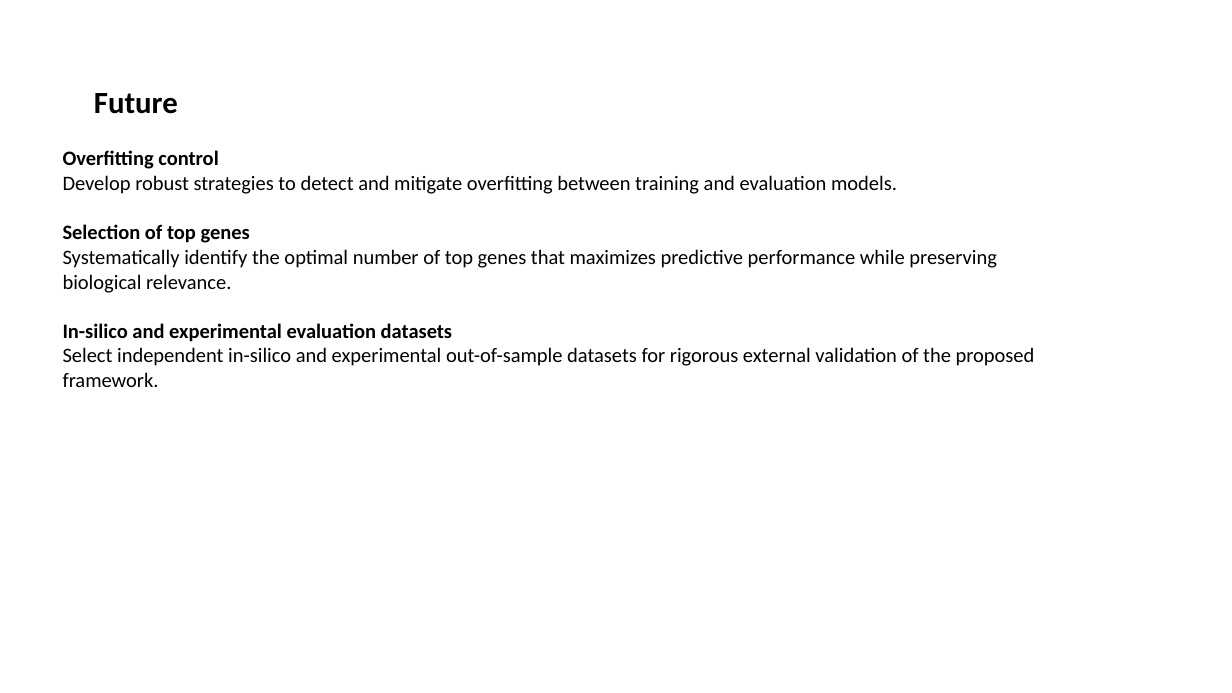
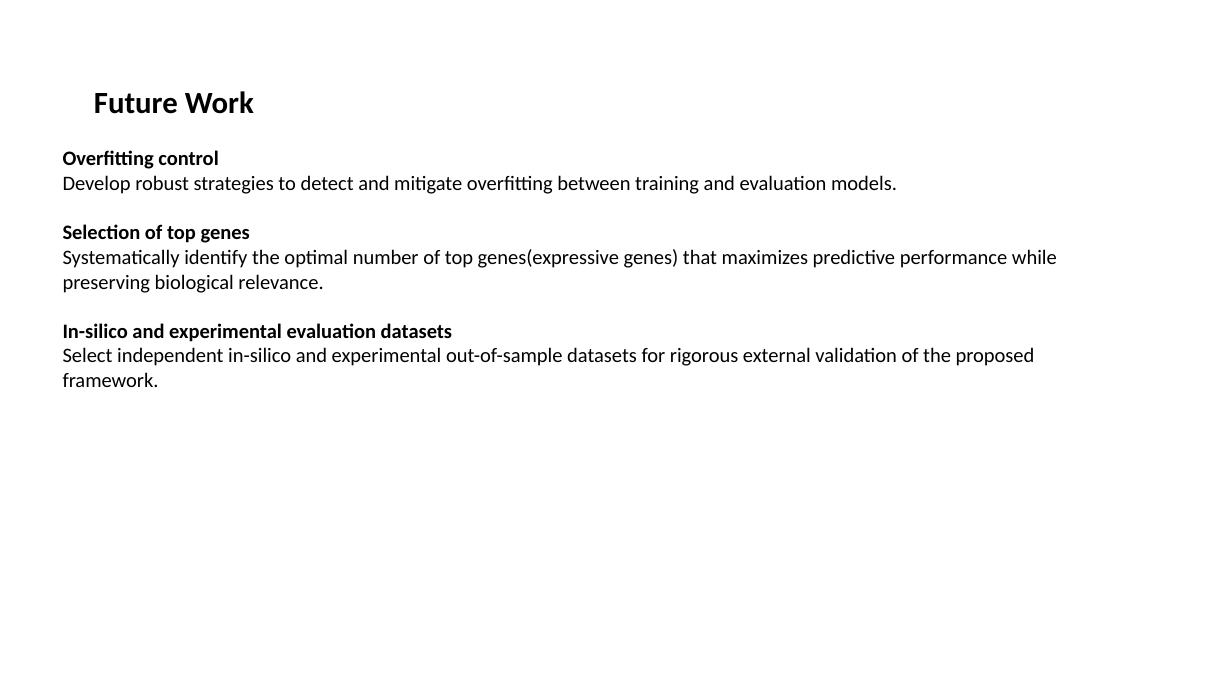
Before and after one commit to boabangf/GNN_RL_gene_trajectory_perturbation, a slide deck: slide 27 of ppt slides for omic codeathon (1) (1).pptx (slide 26 before the commit). Drawn at 1232x693 pixels with LibreOffice and Linux fonts; fonts in the diff are those of the drawing. Boxes give left, top, right and bottom in pixels: in the first picture for what was removed or moved away, otherwise in the second. Text is boxed around its words. In the diff, an @@ line names an element or a change of style, - is before the commit and + after.

```diff
--- a/ppt slides for omic codeathon (1) (1).pptx
+++ b/ppt slides for omic codeathon (1) (1).pptx
@@ title at [94, 91, 254, 114]: text changed @@
-Future
+Future Work
@@ text at [63, 224, 1057, 293]: text changed @@
-Selection of top genes
-Systematically identify the optimal number of top genes that maximizes predictive performance while preserving biological relevance.
+Selection of top genes
+Systematically identify the optimal number of top genes(expressive genes) that maximizes predictive performance while preserving biological relevance.
```
Also in this commit, not shown: 3 other slides changed, 2 slides added, 1 slide removed.
